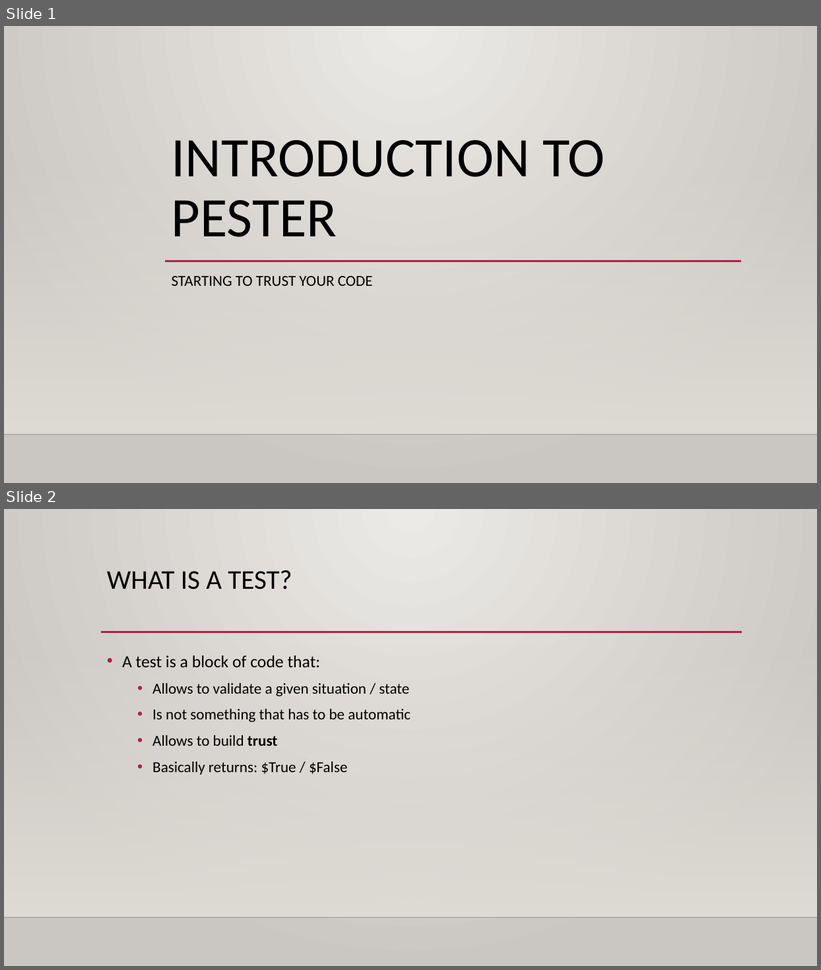
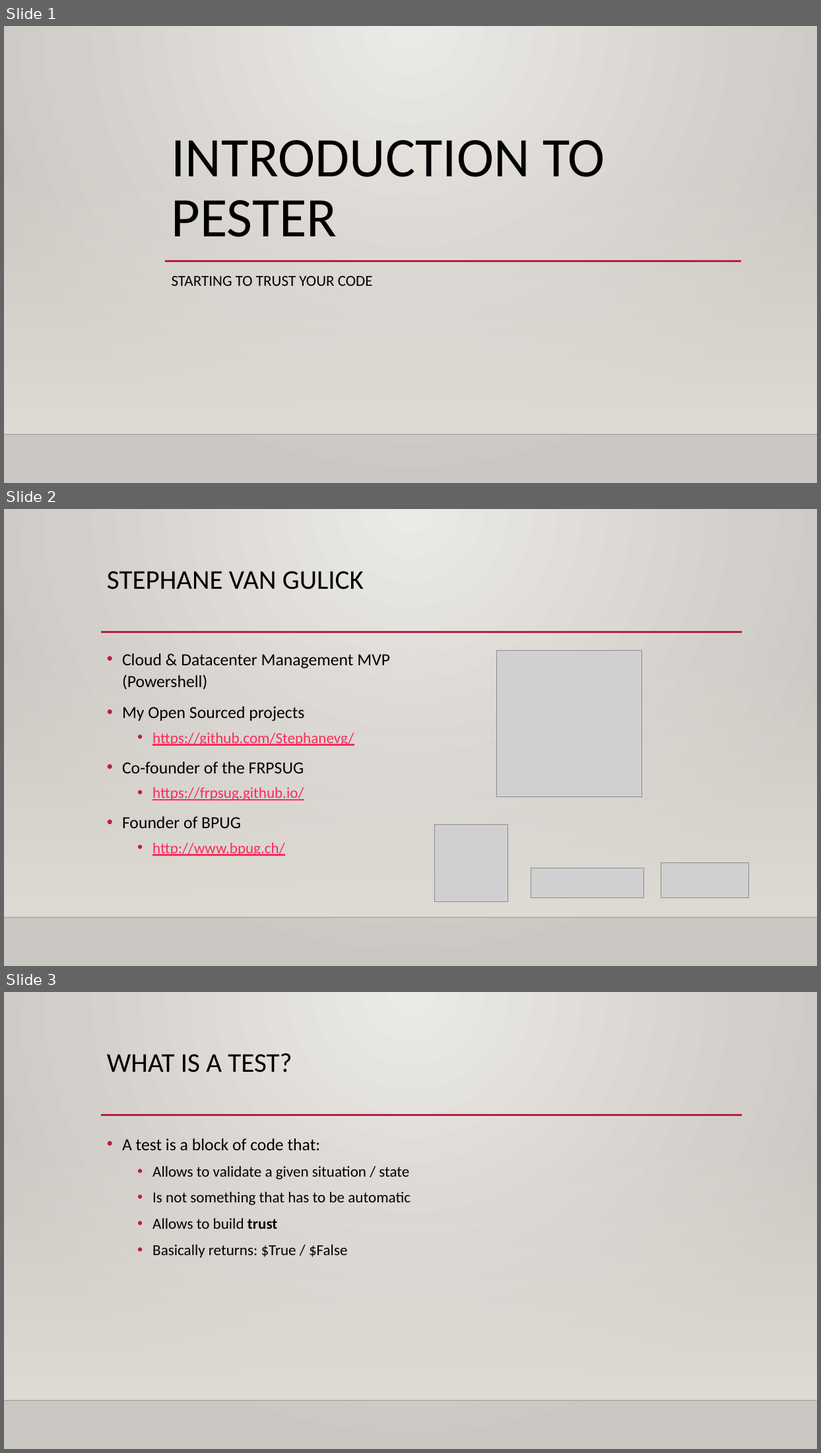
Before and after one commit to Stephanevg/Demos, a slide deck: Introduction To Pester/Examples/Introduction to pester.pptx. Shown one above the other, each under a label of ours: slides 1 and 2 before the commit, slides 1, 2 and 3 after it. The pictures are 821x970 and 821x1453 pixels, drawn with LibreOffice and Linux fonts; fonts in the diff are those of the drawing; grey boxes stand for pictures; background and template pictures are left out. Boxes give left, top, right and bottom in pixels: in the first picture for what was removed or moved away, otherwise in the second. Text is boxed around its words. In the diff, an @@ line names an element or a change of style, - is before the commit and + after.

```diff
--- a/Introduction To Pester/Examples/Introduction to pester.pptx
+++ b/Introduction To Pester/Examples/Introduction to pester.pptx
@@ slide 2 added at (x1=4, y1=509, x2=817, y2=966), background gradient #ECEAE7 to #CAC7C1; not listed: 3 template elements that a slide beside it also shows @@
@@ title added at (x1=107, y1=571, x2=364, y2=590), 32 pt, text #000000 @@
+STEPHANE VAN GULICK
@@ text added at (x1=122, y1=654, x2=390, y2=856), 20 pt, text #000000 @@
+• Cloud & Datacenter Management MVP (Powershell)
+• My Open Sourced projects
+  • https://github.com/Stephanevg/
+• Co-founder of the FRPSUG
+  • https://frpsug.github.io/
+• Founder of BPUG
+  • http://www.bpug.ch/
@@ picture added at (x1=497, y1=650, x2=643, y2=797) @@
@@ picture added at (x1=435, y1=825, x2=508, y2=902) @@
@@ picture added at (x1=661, y1=863, x2=749, y2=898) @@
@@ picture added at (x1=531, y1=868, x2=644, y2=898) @@
@@ what was slide 2 is now slide 3 @@
```
Also in this commit, not shown: 3 slides changed, 2 other slides added, 8 other files.
